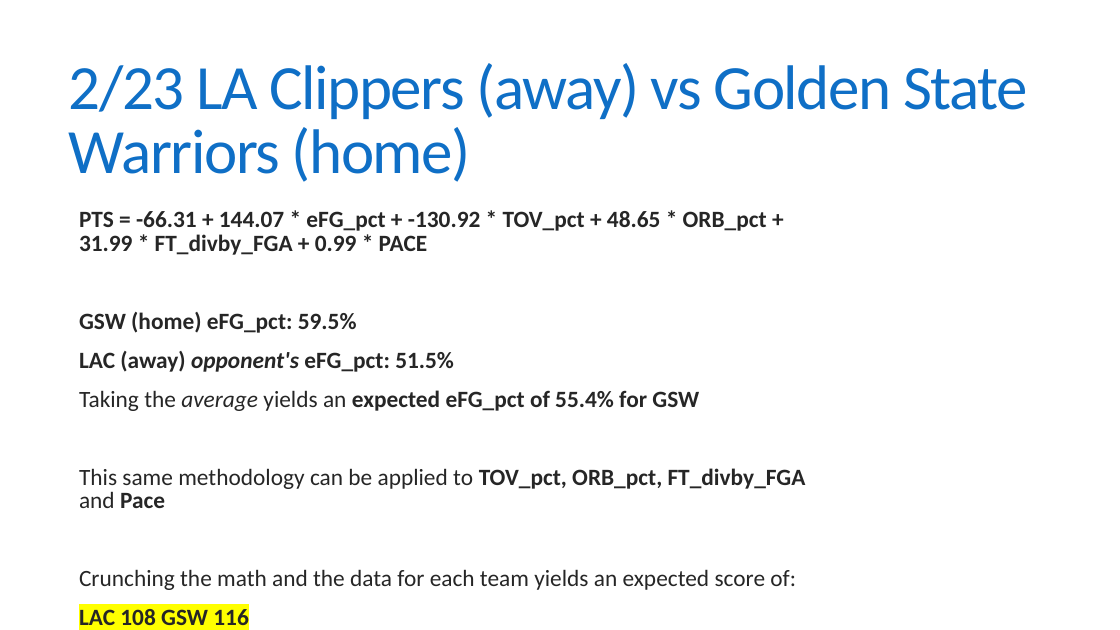
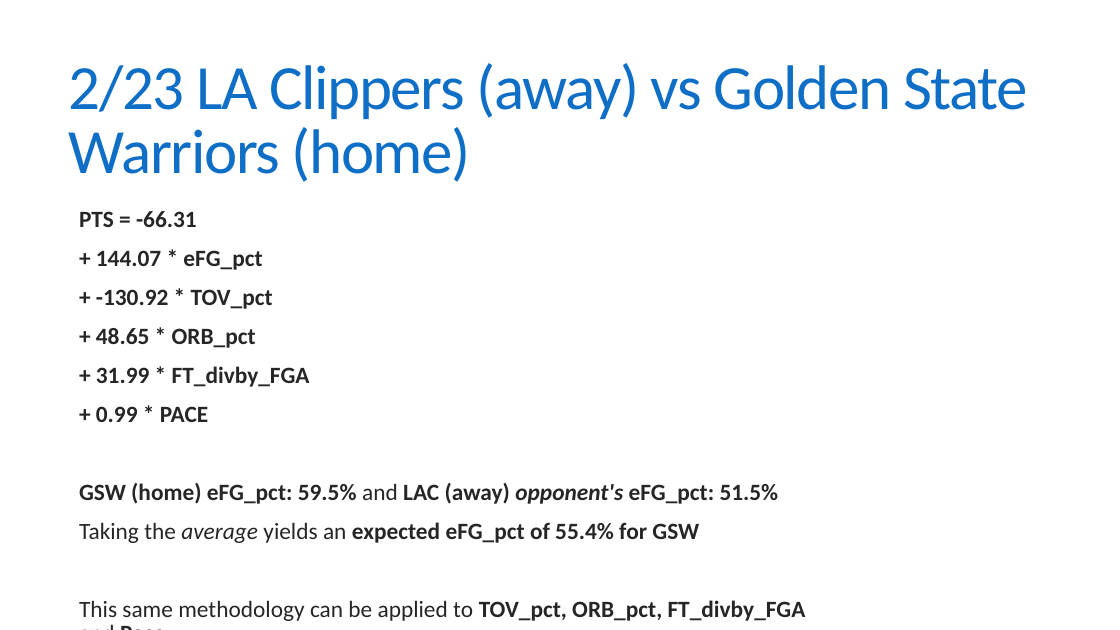
Before and after one commit to dlgoldman/DS-SF-30, a slide deck: slide 10 of final-project/3/Final_Project_3_David_Goldman.pptx. Drawn at 1120x630 pixels with LibreOffice and Linux fonts; fonts in the diff are those of the drawing. Boxes give left, top, right and bottom in pixels: in the first picture for what was removed or moved away, otherwise in the second. Text is boxed around its words. In the diff, an @@ line names an element or a change of style, - is before the commit and + after.

```diff
--- a/final-project/3/Final_Project_3_David_Goldman.pptx
+++ b/final-project/3/Final_Project_3_David_Goldman.pptx
@@ text at (x1=79, y1=211, x2=779, y2=504): text changed @@
-  PTS = -66.31 + 144.07 * eFG_pct + -130.92 * TOV_pct + 48.65 * ORB_pct + 31.99 * FT_divby_FGA + 0.99 * PACE
-  GSW (home) eFG_pct: 59.5%
-  LAC (away) opponent's eFG_pct: 51.5%
+  PTS = -66.31
+  + 144.07 * eFG_pct
+  + -130.92 * TOV_pct
+  + 48.65 * ORB_pct
+  + 31.99 * FT_divby_FGA
+  + 0.99 * PACE
+  GSW (home) eFG_pct: 59.5% and LAC (away) opponent's eFG_pct: 51.5%
```
Also in this commit, not shown: 3 other slides changed, 1 other file.
